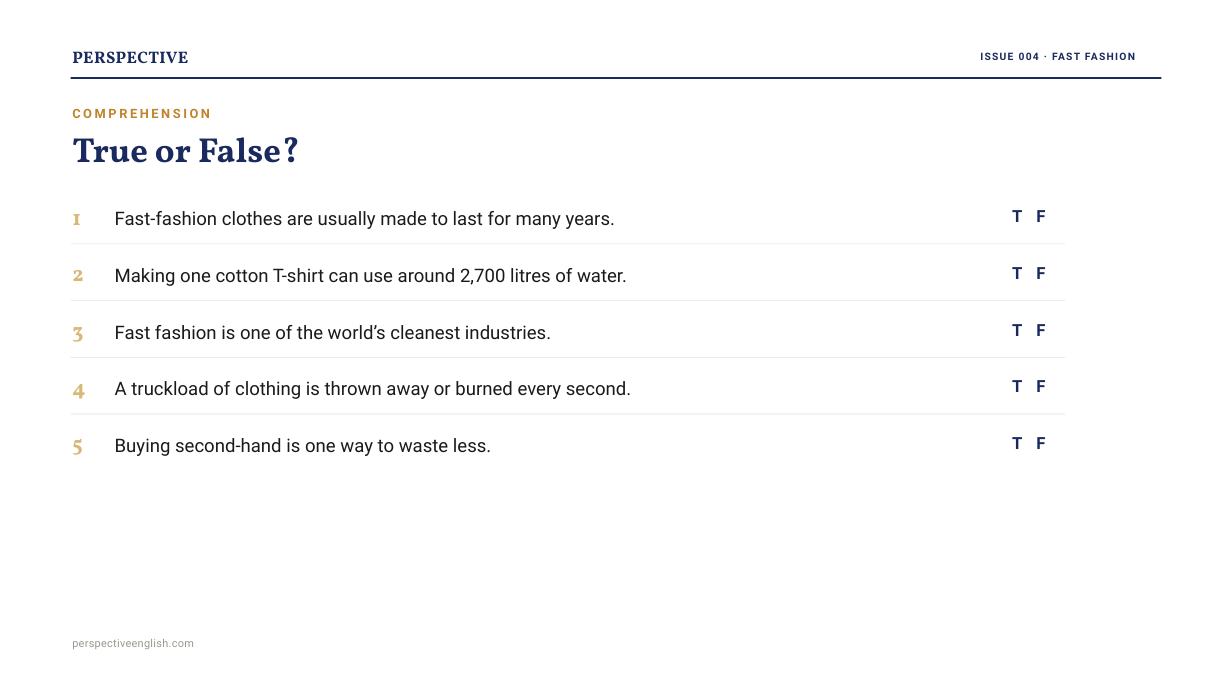
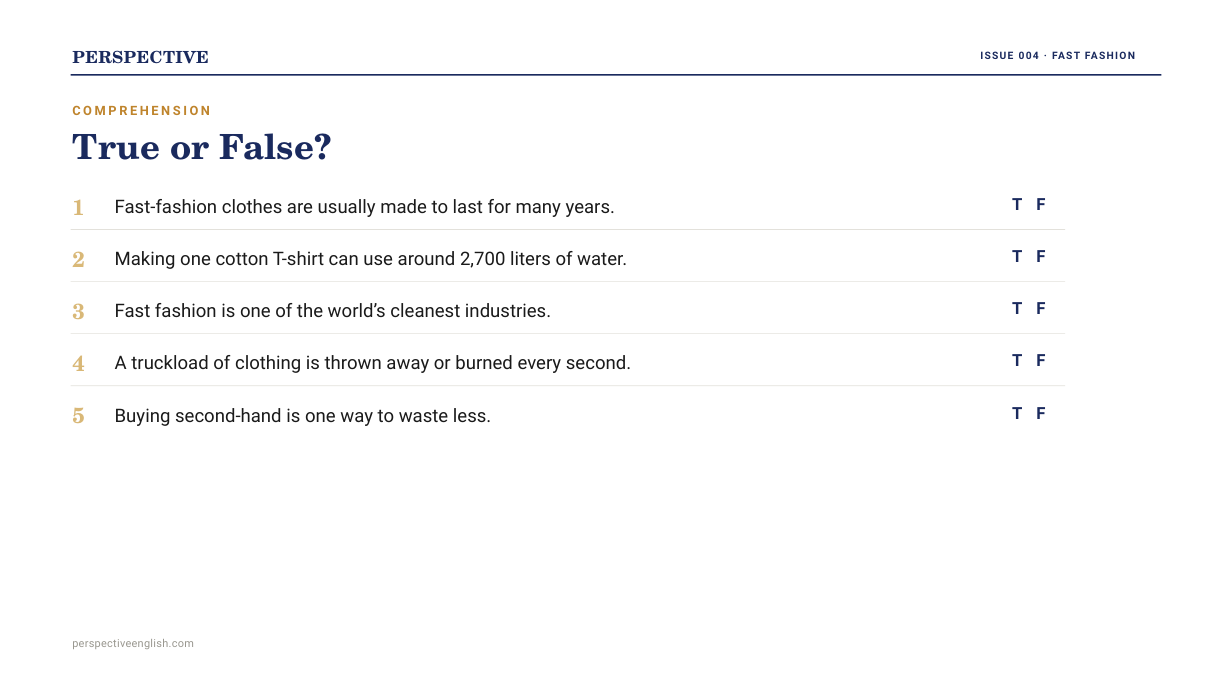
Before and after one commit to Swinka85/perspective-english, a slide deck: slide 8 of downloads/issue004-ppt.pptx. Drawn at 1232x693 pixels with LibreOffice and Linux fonts; fonts in the diff are those of the drawing. Boxes give left, top, right and bottom in pixels: in the first picture for what was removed or moved away, otherwise in the second. Text is boxed around its words. In the diff, an @@ line names an element or a change of style, - is before the commit and + after.

```diff
--- a/downloads/issue004-ppt.pptx
+++ b/downloads/issue004-ppt.pptx
@@ text "1": place and size @@
-text "1" at bbox=[72, 214, 81, 225]
+text "1" at bbox=[72, 199, 85, 215]
@@ text "Fast-fashion clothes are usually made ...": place and size @@
-text "Fast-fashion clothes are usually made ..." at bbox=[115, 211, 615, 229]
+text "Fast-fashion clothes are usually made ..." at bbox=[115, 199, 615, 217]
@@ 2 texts, 1 rectangle: place and size @@
-2 texts, 1 rectangle at bbox=[71, 210, 1066, 279]
+2 texts, 1 rectangle at bbox=[71, 198, 1066, 262]
@@ text "2": place and size @@
-text "2" at bbox=[72, 270, 83, 281]
+text "2" at bbox=[72, 251, 85, 267]
@@ text at bbox=[115, 251, 627, 269]: text changed @@
-Making one cotton T-shirt can use around 2,700 litres of water.
+Making one cotton T-shirt can use around 2,700 liters of water.
@@ 2 texts, 1 rectangle: place and size @@
-2 texts, 1 rectangle at bbox=[71, 301, 1066, 339]
+2 texts, 1 rectangle at bbox=[71, 282, 1066, 317]
@@ text "3": place and size @@
-text "3" at bbox=[72, 327, 83, 342]
+text "3" at bbox=[72, 303, 85, 319]
@@ 2 texts, 1 rectangle: place and size @@
-2 texts, 1 rectangle at bbox=[71, 357, 1066, 399]
+2 texts, 1 rectangle at bbox=[71, 333, 1066, 373]
@@ text "4": place and size @@
-text "4" at bbox=[72, 384, 85, 399]
+text "4" at bbox=[72, 355, 85, 371]
@@ 2 texts, 1 rectangle: place and size @@
-2 texts, 1 rectangle at bbox=[71, 414, 1066, 456]
+2 texts, 1 rectangle at bbox=[71, 386, 1066, 426]
@@ font Vollkorn to TeX Gyre Schola in 7 elements at bbox=[72, 50, 209, 64], bbox=[72, 133, 331, 160], bbox=[72, 199, 85, 215], bbox=[72, 251, 85, 267], bbox=[72, 303, 85, 319], bbox=[72, 355, 85, 371], bbox=[72, 407, 85, 423] @@
@@ text "5": place and size @@
-text "5" at bbox=[72, 439, 82, 455]
+text "5" at bbox=[72, 407, 85, 423]
```
Also in this commit, not shown: 15 other slides changed, 5 other files.
